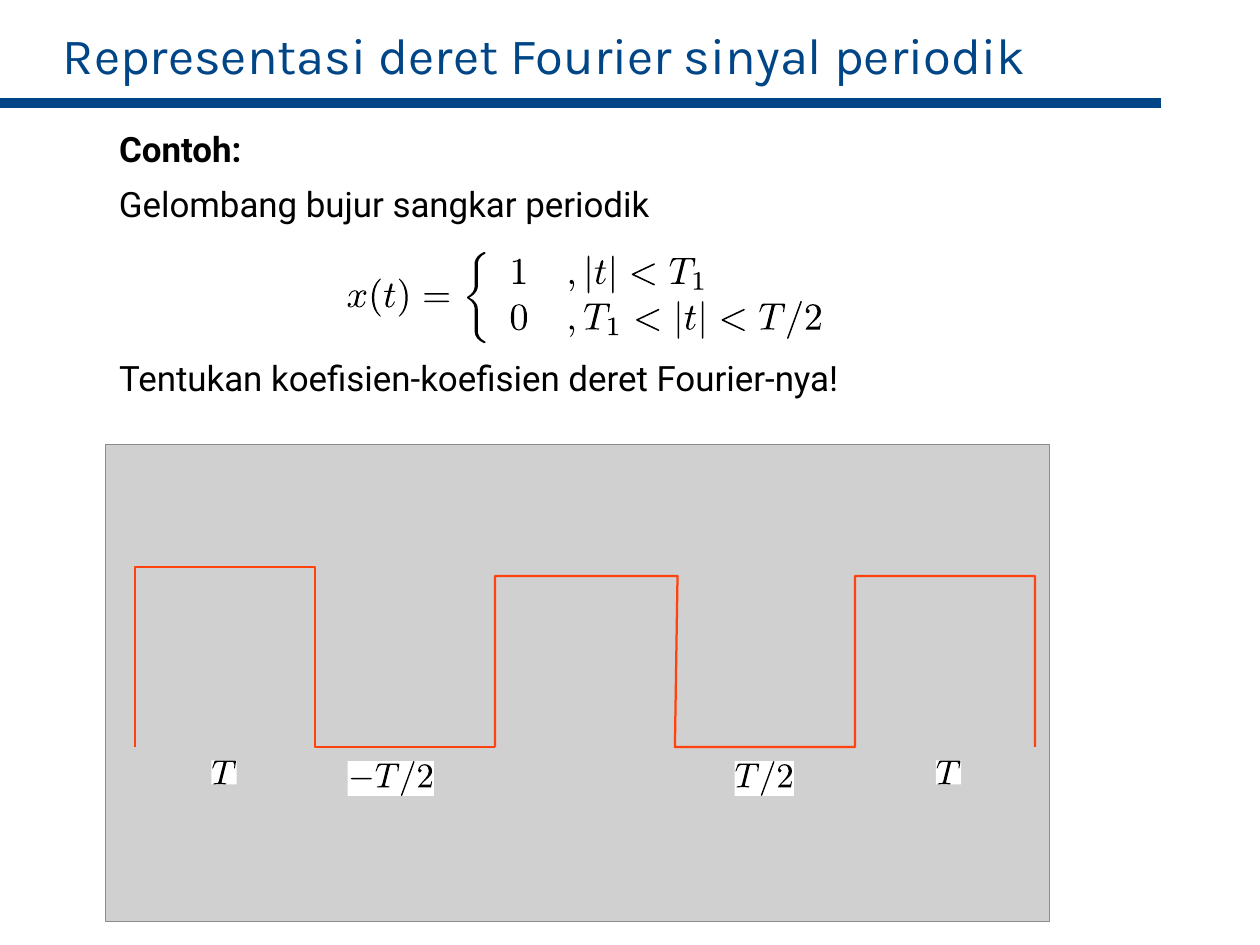
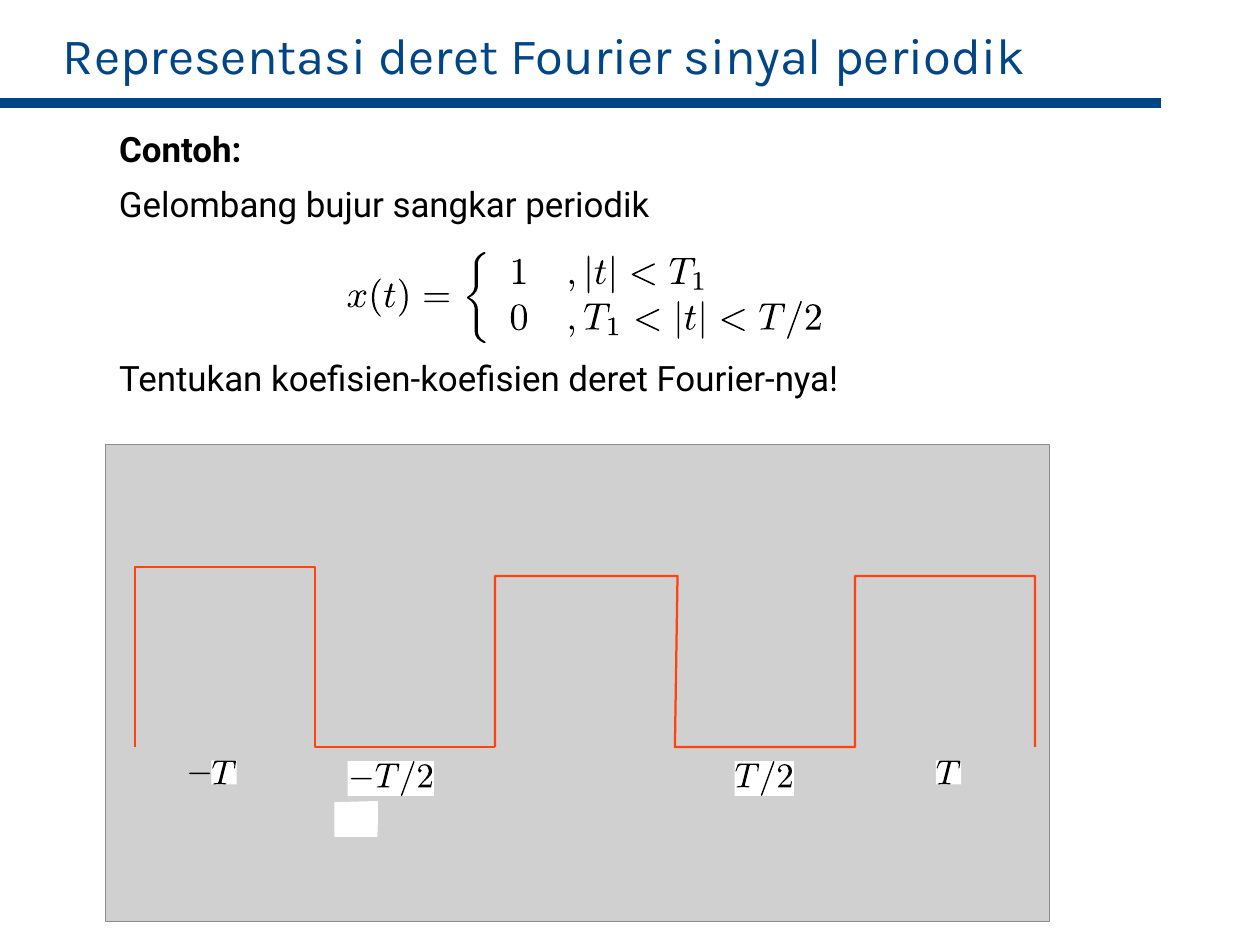
Before and after one commit to bagustris/sinyalsistem, a slide deck: slide 11 of slides/Lect4_SinyalSistem.odp. Drawn at 1260x945 pixels with LibreOffice and Linux fonts; fonts in the diff are those of the drawing; grey boxes stand for pictures. Boxes give left, top, right and bottom in pixels: in the first picture for what was removed or moved away, otherwise in the second. Text is boxed around its words. In the diff, an @@ line names an element or a change of style, - is before the commit and + after.

```diff
--- a/slides/Lect4_SinyalSistem.odp
+++ b/slides/Lect4_SinyalSistem.odp
@@ freeform shape added at box(189, 773, 210, 774), fill #000000 @@
@@ freeform shape added at box(334, 802, 377, 837), fill #FFFFFF @@
```
Also in this commit, not shown: 11 other slides changed.
